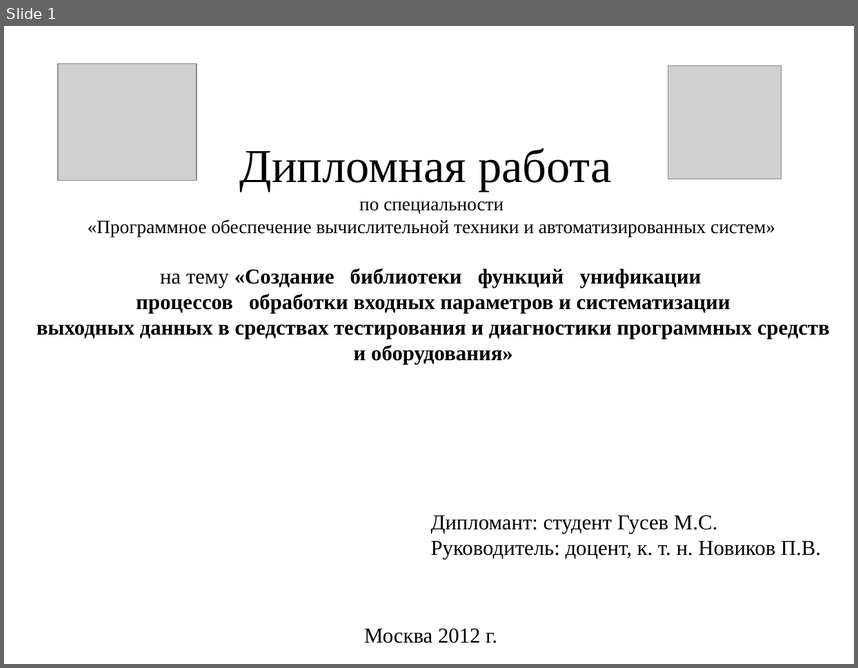
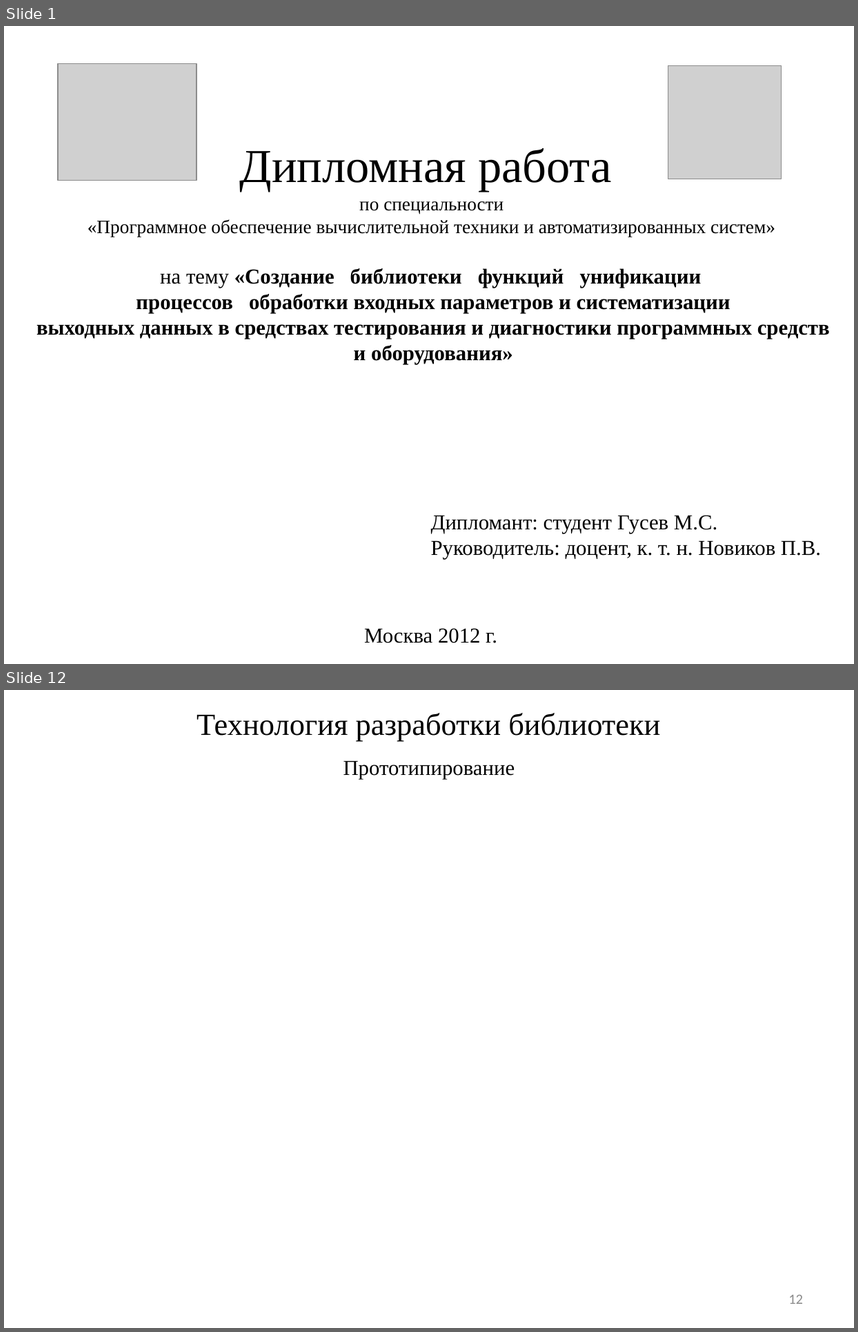
Before and after one commit to nwcfang/diplom_report, a slide deck: presentation/presentation.pptx. Shown one above the other, each under a label of ours: slide 1 before the commit, slides 1 and 12 after it; the slides between them are not shown. The pictures are 858x668 and 858x1332 pixels, drawn with LibreOffice and Linux fonts; fonts in the diff are those of the drawing; grey boxes stand for pictures. Boxes give left, top, right and bottom in pixels: in the first picture for what was removed or moved away, otherwise in the second. Text is boxed around its words. In the diff, an @@ line names an element or a change of style, - is before the commit and + after.

```diff
--- a/presentation/presentation.pptx
+++ b/presentation/presentation.pptx
@@ slide 12 added at bbox=[4, 690, 854, 1328], background #FFFFFF @@
@@ title added at bbox=[197, 713, 660, 741], 26 pt, text #000000 @@
+Технология разработки библиотеки
@@ text added at bbox=[343, 760, 515, 779], 18 pt, text #000000 @@
+Прототипирование
@@ page number added at bbox=[789, 1294, 803, 1303], 12 pt, text #8C8C8C @@
+12
```
Also in this commit, not shown: 2 slides changed, 9 other slides added, 10 other files.
